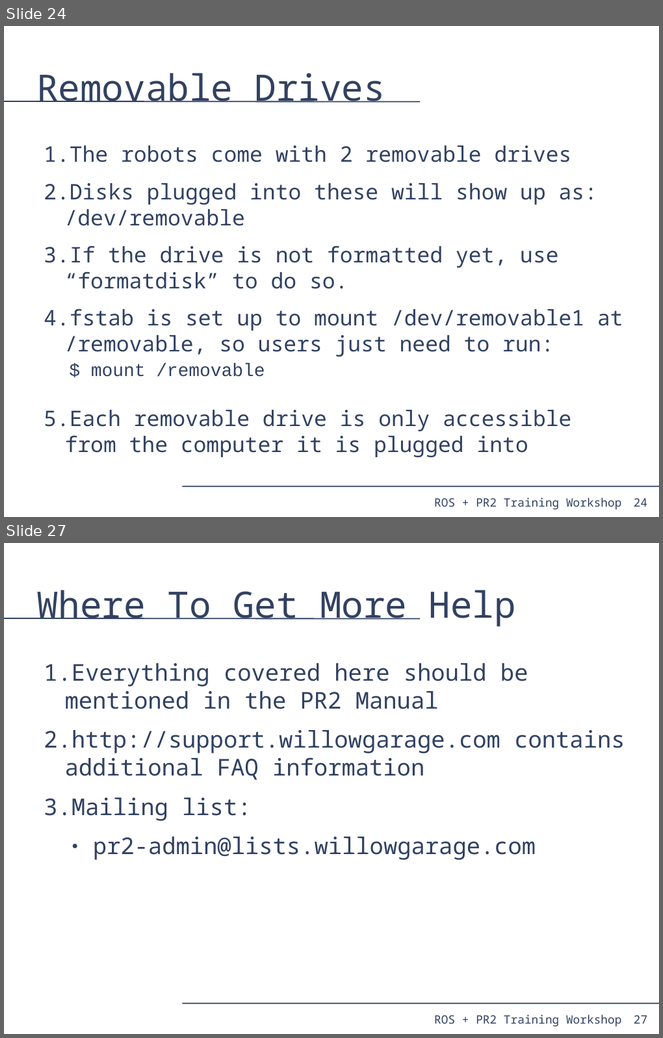
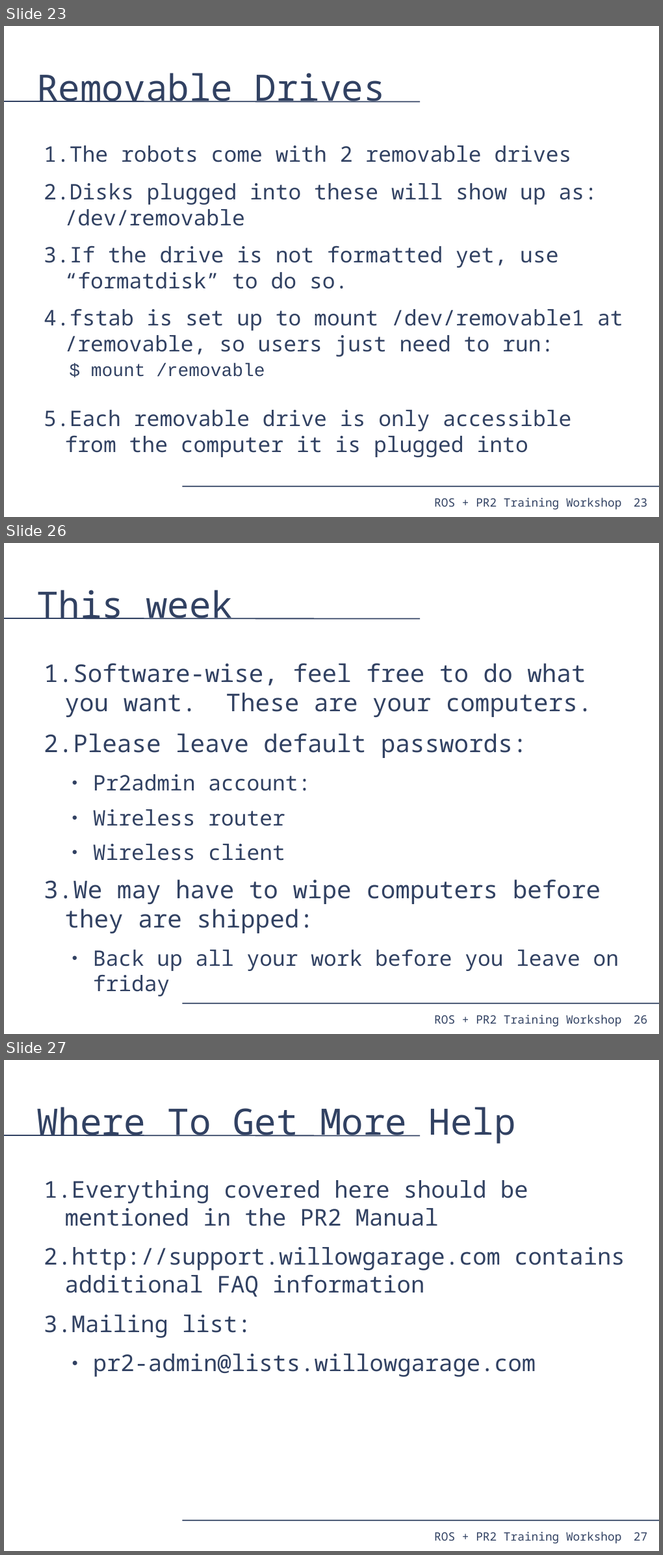
Before and after one commit to PR2/pr2_docs, a slide deck: pr2_training_workshop/pr2_sysadmin/pr2_syasdmin.odp. Shown one above the other, each under a label of ours: slides 24 and 27 before the commit, slides 23, 26 and 27 after it; the slides between them are not shown. The pictures are 663x1038 and 663x1555 pixels, drawn with LibreOffice and Linux fonts; fonts in the diff are those of the drawing. Boxes give left, top, right and bottom in pixels: in the first picture for what was removed or moved away, otherwise in the second. Text is boxed around its words. In the diff, an @@ line names an element or a change of style, - is before the commit and + after.

```diff
--- a/pr2_training_workshop/pr2_sysadmin/pr2_syasdmin.odp
+++ b/pr2_training_workshop/pr2_sysadmin/pr2_syasdmin.odp
@@ slide 26 added at (x1=4, y1=543, x2=659, y2=1034), background #FFFFFF; not listed: 4 template elements that a slide beside it also shows @@
@@ title added at (x1=36, y1=590, x2=233, y2=619), 44 pt, text #314162 @@
+This week
@@ text added at (x1=44, y1=663, x2=619, y2=997), 29.6 pt, text #314162 @@
+1. Software-wise, feel free to do what you want. These are your computers.
+2. Please leave default passwords:
+  ● Pr2admin account:
+  ● Wireless router
+  ● Wireless client
+3. We may have to wipe computers before they are shipped:
+  ● Back up all your work before you leave on friday
@@ what was slide 24 is now slide 23 @@
@@ page number at (x1=634, y1=499, x2=648, y2=507): text changed @@
-24
+23
```
Also in this commit, not shown: 10 slides changed, 5 other slides added, 6 slides removed, 1 other file.
